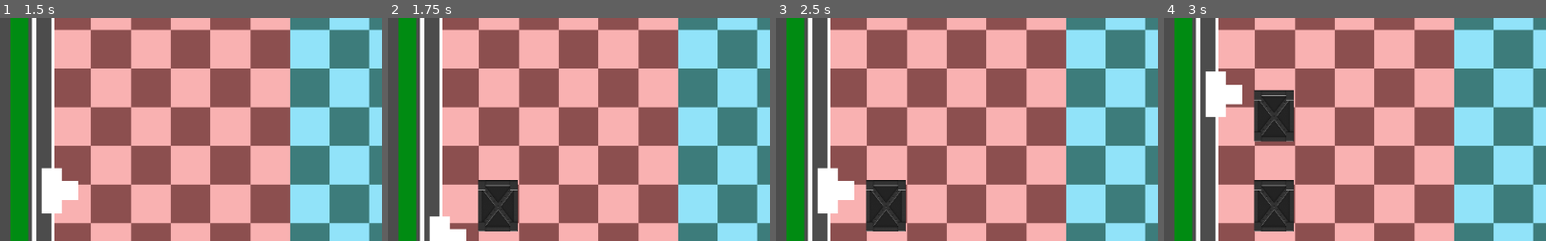
Above: before the commit, frames 1-4 (left to right).
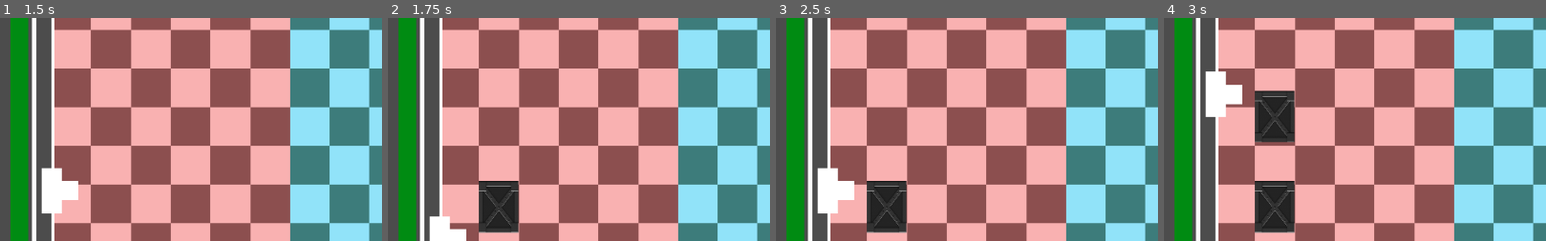
Above: after the commit, the same moments.

Repository: Raelr/dd-pong-invaders
Game: Godot game, scene res://scenes/MainMenu.tscn
Two runs of this game, one before a commit and one after it. Both use one fixed random seed, a clock stepped at 60 frames per second and the inputs below.
Inputs (mouse positions are % of the whole screen's width and height, from its top left):
- Up to frame 1 (1.5 s): tap Enter at 0.5 s; move the mouse to (47, 58) at 0.52 s; hold W 0.53-1.28 s; tap E (playerActive) at 0.6 s; click (47, 58) at 0.67 s; tap O (playerTwoActive) at 0.8, 1.35 s; move the mouse to (30, 55) at 1.27 s; hold S from 1.28 s (still down)
- Up to frame 2 (1.75 s): keep holding S; tap E (playerActive) at 1.55 s
- Up to frame 3 (2.5 s): move the mouse to (60, 28) at 2.02 s; release S at 2.03 s; hold W from 2.03 s (still down); click (60, 28) at 2.1 s; tap O (playerTwoActive) at 2.3 s
- Up to frame 4 (3 s): keep holding W; move the mouse to (45, 70) at 2.77 s; tap E (playerActive) at 2.85 s; click (45, 70) at 2.92 s
The pictures show only the part of the screen within x 12-62%, y 36-86%; the shares and areas given below are measured in that part.

Frame 1 is identical in both runs. In frame 2, 0.4% of the frame differs, in the area x 23-35%, y 72-97%; in frame 3, 0.4%; in frame 4, 0.8%, in the area x 23-35%, y 32-97%.
Error in both runs: Invalid call. Nonexistent function 'isBullet' in base 'Area2D'. (res://scripts/BarricadeV2.gd:19)

Commit message:
hotfixes

Diff:
--- a/scripts/Barricade.gd
+++ b/scripts/Barricade.gd
@@ -15,6 +15,9 @@
 
 func explode():
 	queue_free()
+
+func isBullet():
+	return false
 
 ## Destination for barricade build in Main
 # var barricade = preload("res://scenes/Barricade.tscn")
--- a/scripts/Player.gd
+++ b/scripts/Player.gd
@@ -153,7 +153,7 @@
 		var player_position = transform.origin
 		var barricade_instance = barricade.instance()
 		var spawn_position = Vector2()
-		get_tree().get_root().add_child(barricade_instance)
+		get_parent().add_child(barricade_instance)
 		if (get_tree().get_nodes_in_group("barricade").size()) <= max_barricade_P1:
 			spawn_position.x = 300
 			spawn_position.y = player_position.y
